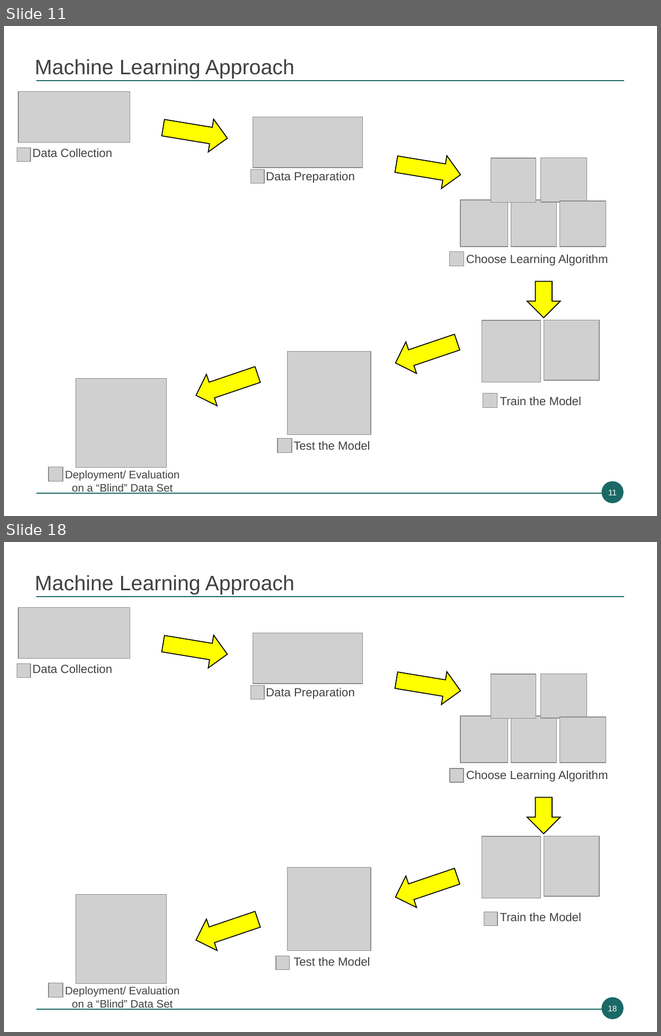
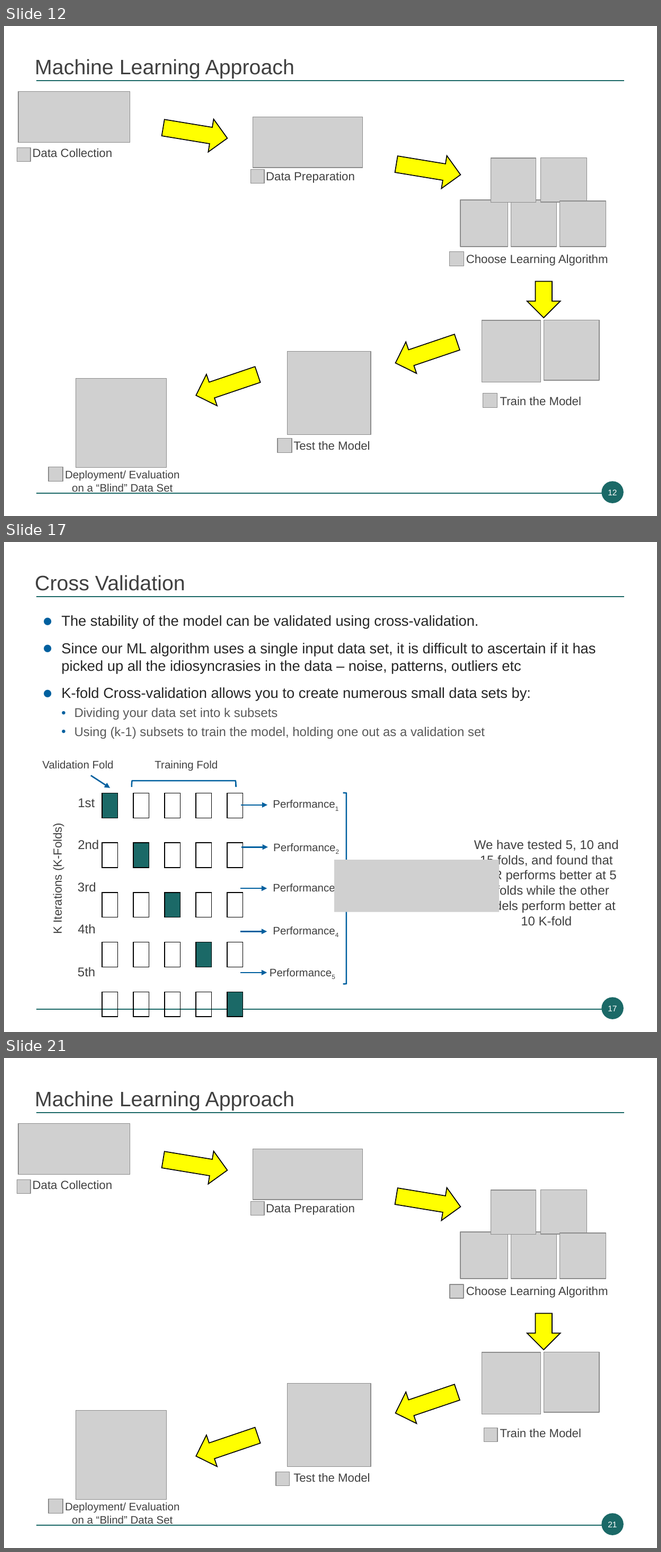
Before and after one commit to munishkumar-gh/munishkumar-gh.github.io, a slide deck: SPE_Paper/Prediction of Recovery Factor using Machine Learning Methods.pptx. Shown one above the other, each under a label of ours: slides 11 and 18 before the commit, slides 12, 17 and 21 after it; the slides between them are not shown. The pictures are 661x1036 and 661x1552 pixels, drawn with LibreOffice and Linux fonts; fonts in the diff are those of the drawing; grey boxes stand for pictures; background and template pictures are left out. Boxes give left, top, right and bottom in pixels: in the first picture for what was removed or moved away, otherwise in the second. Text is boxed around its words. In the diff, an @@ line names an element or a change of style, - is before the commit and + after.

```diff
--- a/SPE_Paper/Prediction of Recovery Factor using Machine Learning Methods.pptx
+++ b/SPE_Paper/Prediction of Recovery Factor using Machine Learning Methods.pptx
@@ slide 17 added at box(4, 542, 657, 1032), background #FFFFFF; not listed: 2 template elements that a slide beside it also shows @@
@@ title added at box(35, 575, 185, 591), 23 pt, text #404040 @@
+Cross Validation
@@ text added at box(61, 615, 596, 739), 16 pt, text #262626 @@
+● The stability of the model can be validated using cross-validation.
+● Since our ML algorithm uses a single input data set, it is difficult to ascertain if it has picked up all the idiosyncrasies in the data – noise, patterns, outliers etc
+● K-fold Cross-validation allows you to create numerous small data sets by:
+  • Dividing your data set into k subsets
+  • Using (k-1) subsets to train the model, holding one out as a validation set
@@ text added at box(42, 760, 114, 768), 12 pt, text #404040 @@
+Validation Fold
@@ text added at box(155, 760, 218, 771), 12 pt, text #404040 @@
+Training Fold
@@ arrow added from (91, 775) to (110, 787), #00609F 1.5 pt @@
@@ table added at box(102, 793, 237, 983), 9 rows, 9 columns @@
+ |  |  |  |  |  |  |  | 
+ |  |  |  |  |  |  |  | 
+ |  |  |  |  |  |  |  | 
+ |  |  |  |  |  |  |  | 
+ |  |  |  |  |  |  |  | 
+ |  |  |  |  |  |  |  | 
+ |  |  |  |  |  |  |  | 
+ |  |  |  |  |  |  |  | 
+ |  |  |  |  |  |  |  | 
@@ left bracket added at box(132, 780, 236, 786), outline #00609F 1.5 pt @@
@@ text added at box(266, 794, 396, 814), 12 pt, text #404040 @@
+Performance1
@@ left bracket added at box(343, 793, 346, 983), outline #00609F 1.5 pt @@
@@ text added at box(78, 798, 95, 808), 14 pt, text #404040 @@
+1st
@@ arrow added from (241, 804) to (267, 804), #00609F 1.5 pt @@
@@ text added at box(51, 828, 64, 933), 12.9 pt, text #404040 @@
+K Iterations (K-Folds)
@@ text added at box(78, 839, 99, 849), 14 pt, text #404040 @@
+2nd
@@ text added at box(267, 837, 396, 857), 12 pt, text #404040 @@
+Performance2
@@ text added at box(474, 839, 619, 925), 14 pt, text #404040 @@
+We have tested 5, 10 and 15 folds, and found that RFR performs better at 5 K-folds while the other models perform better at 10 K-fold
@@ arrow added from (241, 847) to (268, 847), #00609F 1.5 pt @@
@@ picture added at box(334, 859, 499, 911) @@
@@ text added at box(78, 882, 96, 892), 14 pt, text #404040 @@
+3rd
@@ arrow added from (240, 888) to (267, 888), #00609F 1.5 pt @@
@@ text added at box(266, 877, 396, 897), 12 pt, text #404040 @@
+Performance3
@@ text added at box(266, 921, 396, 941), 12 pt, text #404040 @@
+Performance4
@@ text added at box(78, 924, 95, 933), 14 pt, text #404040 @@
+4th
@@ arrow added from (240, 931) to (267, 931), #00609F 1.5 pt @@
@@ text added at box(78, 967, 95, 976), 14 pt, text #404040 @@
+5th
@@ text added at box(263, 962, 392, 981), 12 pt, text #404040 @@
+Performance5
@@ arrow added from (240, 972) to (267, 972), #00609F 1.5 pt @@
@@ page number added at box(601, 997, 624, 1020), fill #1B6967, 9 pt, text #FFFFFF @@
+17
@@ what was slide 11 is now slide 12 @@
@@ page number at box(608, 489, 617, 495): text changed @@
-11
+12
@@ what was slide 18 is now slide 21 @@
@@ page number at box(608, 1521, 617, 1527): text changed @@
-18
+21
```
Also in this commit, not shown: 12 slides changed, 4 other slides added, 2 slides removed, 11 other files.
